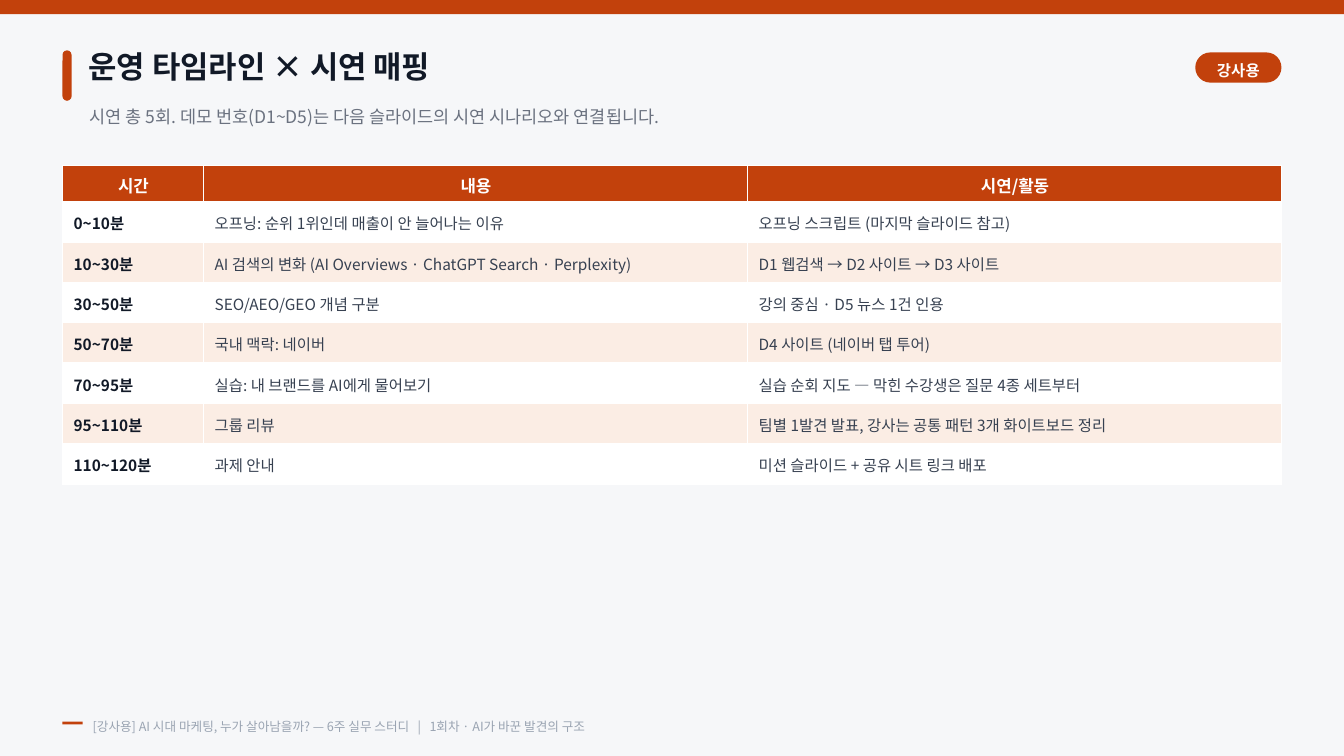
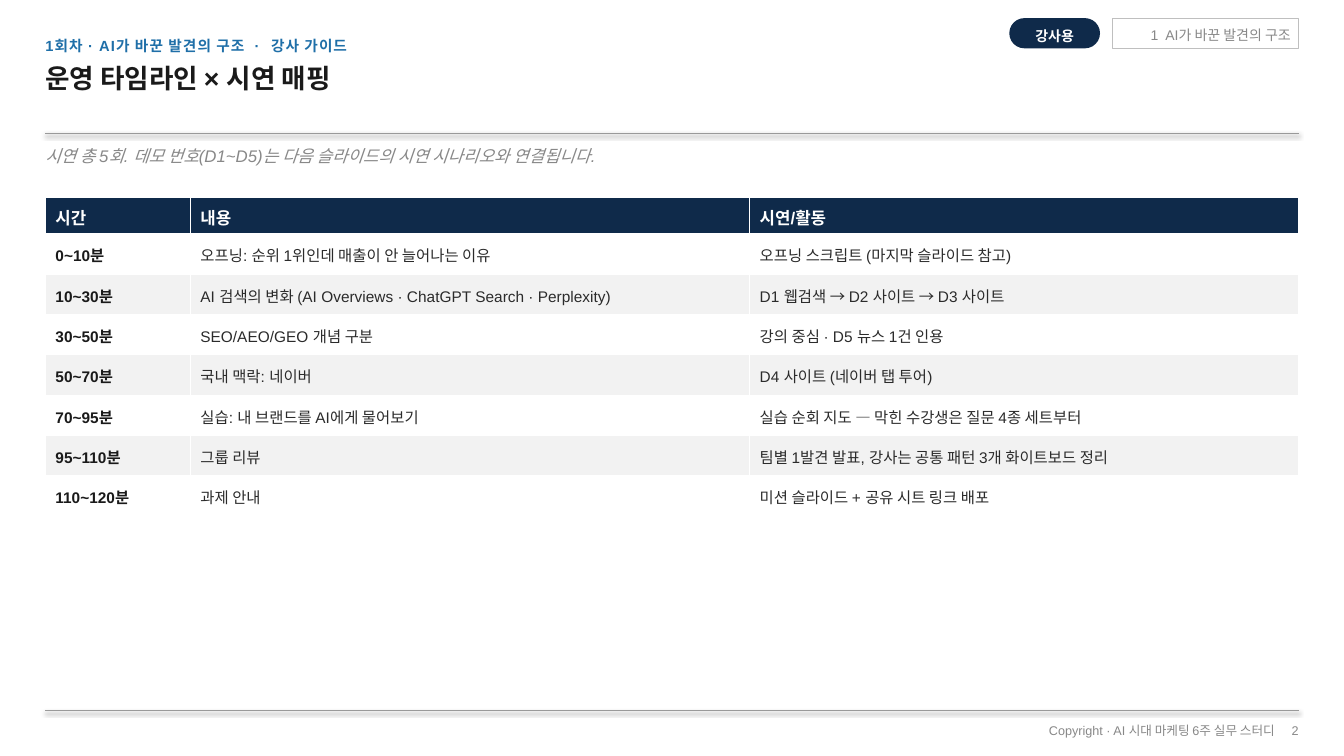
Before and after one commit to recon9973-lang/Design-resources-repository, a slide deck: slide 2 of ai-marketing-6week/강사용/1회차_강사용_미션_시연가이드.pptx. Drawn at 1344x756 pixels with LibreOffice and Linux fonts; fonts in the diff are those of the drawing. Boxes give left, top, right and bottom in pixels: in the first picture for what was removed or moved away, otherwise in the second. Text is boxed around its words. In the diff, an @@ line names an element or a change of style, - is before the commit and + after.

```diff
--- a/ai-marketing-6week/강사용/1회차_강사용_미션_시연가이드.pptx
+++ b/ai-marketing-6week/강사용/1회차_강사용_미션_시연가이드.pptx
@@ rectangle removed at (0, 0, 1344, 756) @@
@@ rectangle removed at (0, 0, 1344, 14) @@
@@ text "강사용": place and size @@
-text "강사용" at (1217, 63, 1260, 78)
+text "강사용" at (1035, 29, 1074, 43)
@@ text "강사용" at (1035, 29, 1074, 43): size 11 to 10 pt, font Noto Sans CJK KR to Arial, letter spacing 0.2 to 0 pt @@
@@ rounded rectangle added at (1009, 18, 1100, 48), fill #0F2A4A @@
@@ rectangle added at (1112, 18, 1299, 48), outline #BFBFBF 0.5 pt @@
@@ text added at (1151, 28, 1291, 41), 10 pt, text #888888 @@
+1 AI가 바꾼 발견의 구조
@@ text added at (45, 38, 347, 53), 10.5 pt, text #1F6FA8, bold @@
+1회차 · AI가 바꾼 발견의 구조 · 강사 가이드
@@ rounded rectangle removed at (63, 50, 72, 101) @@
@@ rounded rectangle removed at (1196, 52, 1281, 83) @@
@@ text "운영 타임라인 × 시연 매핑": place and size @@
-text "운영 타임라인 × 시연 매핑" at (89, 52, 431, 81)
+text "운영 타임라인 × 시연 매핑" at (45, 65, 331, 91)
@@ text "운영 타임라인 × 시연 매핑" at (45, 65, 331, 91): size 22 to 19 pt, font Noto Sans CJK KR to Arial, text colour #111927 to #1A1A1A; line spacing 1.14 to 1.04 @@
@@ text "시연 총 5회. 데모 번호(D1~D5)는 ...": place and size @@
-text "시연 총 5회. 데모 번호(D1~D5)는 ..." at (90, 108, 659, 126)
+text "시연 총 5회. 데모 번호(D1~D5)는 ..." at (45, 148, 590, 166)
@@ text "시연 총 5회. 데모 번호(D1~D5)는 ..." at (45, 148, 590, 166): size 12.5 to 12 pt, font Noto Sans CJK KR to Arial, text colour #6B7280 to #888888, italic on; line spacing 1.15 to 1.12 @@
@@ line added from (45, 133) to (1299, 133), #999999 0.75 pt @@
@@ table at (45, 198, 1300, 516) @@
@@ fill #C2410C to #0F2A4A in row 1 @@
@@ fill #FBEDE4 to #F2F2F2 in 9 cells @@
@@ font Noto Sans CJK KR to Arial @@
@@ text colour #111927 to #1A1A1A in "0~10분", "10~30분", "30~50분", "50~70분" and 3 more places @@
@@ text colour #374151 to #2B2B2B in "오프닝: 순위 1위인데 매출이 안 늘어나는 이유", "오프닝 스크립트 (마지막 슬라이드 참고)", "AI 검색의 변화 (AI Overviews · ChatGPT ...", "D1 웹검색 → D2 사이트 → D3 ..." and 10 more places @@
@@ alignment centre to left @@
@@ line spacing 1.1 to 1.08 @@
@@ table: place and size @@
-table at (63, 165, 1282, 484)
+table at (45, 198, 1300, 516)
@@ line added from (45, 711) to (1299, 711), #999999 0.5 pt @@
@@ rectangle removed at (63, 722, 83, 725) @@
@@ text "Copyright · AI 시대 마케팅 ..." at (1049, 724, 1299, 738): vertical alignment middle to top @@
@@ text at (1049, 724, 1299, 738): text changed; font Noto Sans CJK KR to Arial; text colour #9AA4B2 to #888888 @@
-[강사용] AI 시대 마케팅, 누가 살아남을까? — 6주 실무 스터디 | 1회차 · AI가 바꾼 발견의 구조
+Copyright · AI 시대 마케팅 6주 실무 스터디 2
```
Also in this commit, not shown: 10 other slides changed, 14 other files.
